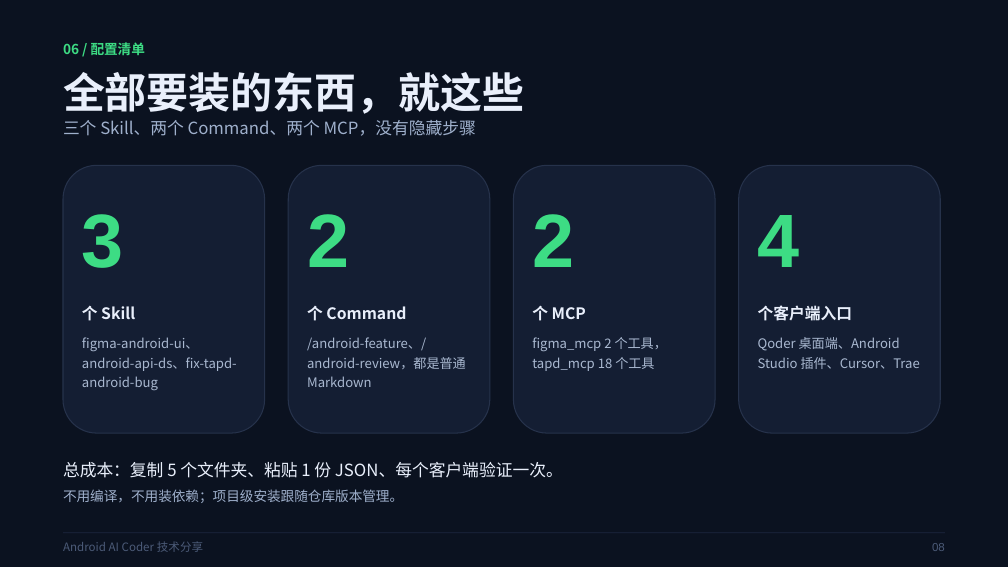
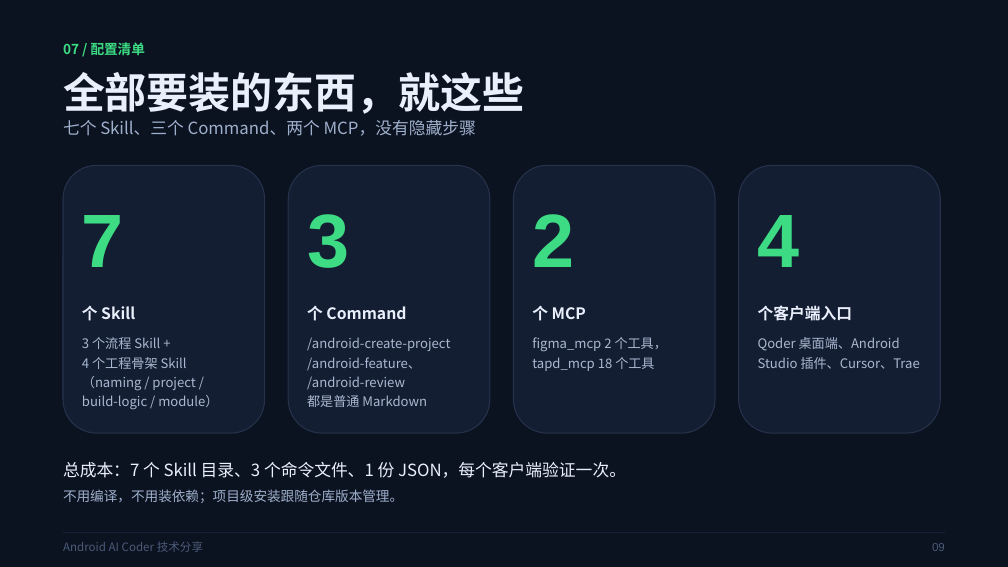
Before and after one commit to Victor2018/AppBase, a slide deck: slide 9 of docs/AICoder/Android-AI-Coder-技术分享.pptx (slide 8 before the commit). Drawn at 1008x567 pixels with LibreOffice and Linux fonts; fonts in the diff are those of the drawing. Boxes give left, top, right and bottom in pixels: in the first picture for what was removed or moved away, otherwise in the second. Text is boxed around its words. In the diff, an @@ line names an element or a change of style, - is before the commit and + after.

Commit message:
add project and module skill

```diff
--- a/docs/AICoder/Android-AI-Coder-技术分享.pptx
+++ b/docs/AICoder/Android-AI-Coder-技术分享.pptx
@@ text at <box>63,42,145,55</box>: text changed @@
-06 / 配置清单
+07 / 配置清单
@@ text at <box>63,120,476,136</box>: text changed @@
-三个 Skill、两个 Command、两个 MCP，没有隐藏步骤
+七个 Skill、三个 Command、两个 MCP，没有隐藏步骤
@@ text at <box>82,215,124,267</box>: text changed @@
-3
+7
@@ text at <box>307,214,349,268</box>: text changed @@
-2
+3
@@ text at <box>82,337,218,409</box>: text changed @@
-figma-android-ui、android-api-ds、fix-tapd-android-bug
+3 个流程 Skill +
+4 个工程骨架 Skill
+（naming / project /
+build-logic / module）
@@ text at <box>307,337,450,407</box>: text changed @@
-/android-feature、/android-review，都是普通 Markdown
+/android-create-project
+/android-feature、
+/android-review
+都是普通 Markdown
@@ text at <box>63,462,626,478</box>: text changed @@
-总成本：复制 5 个文件夹、粘贴 1 份 JSON、每个客户端验证一次。
+总成本：7 个 Skill 目录、3 个命令文件、1 份 JSON，每个客户端验证一次。
```
Also in this commit, not shown: 10 other slides changed, 1 slide added, 41 other files.
